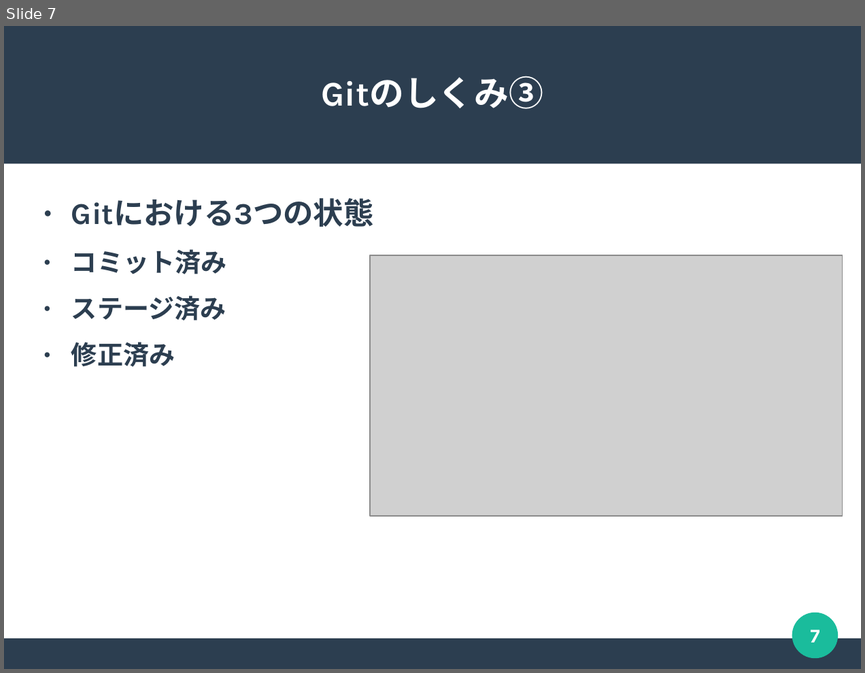
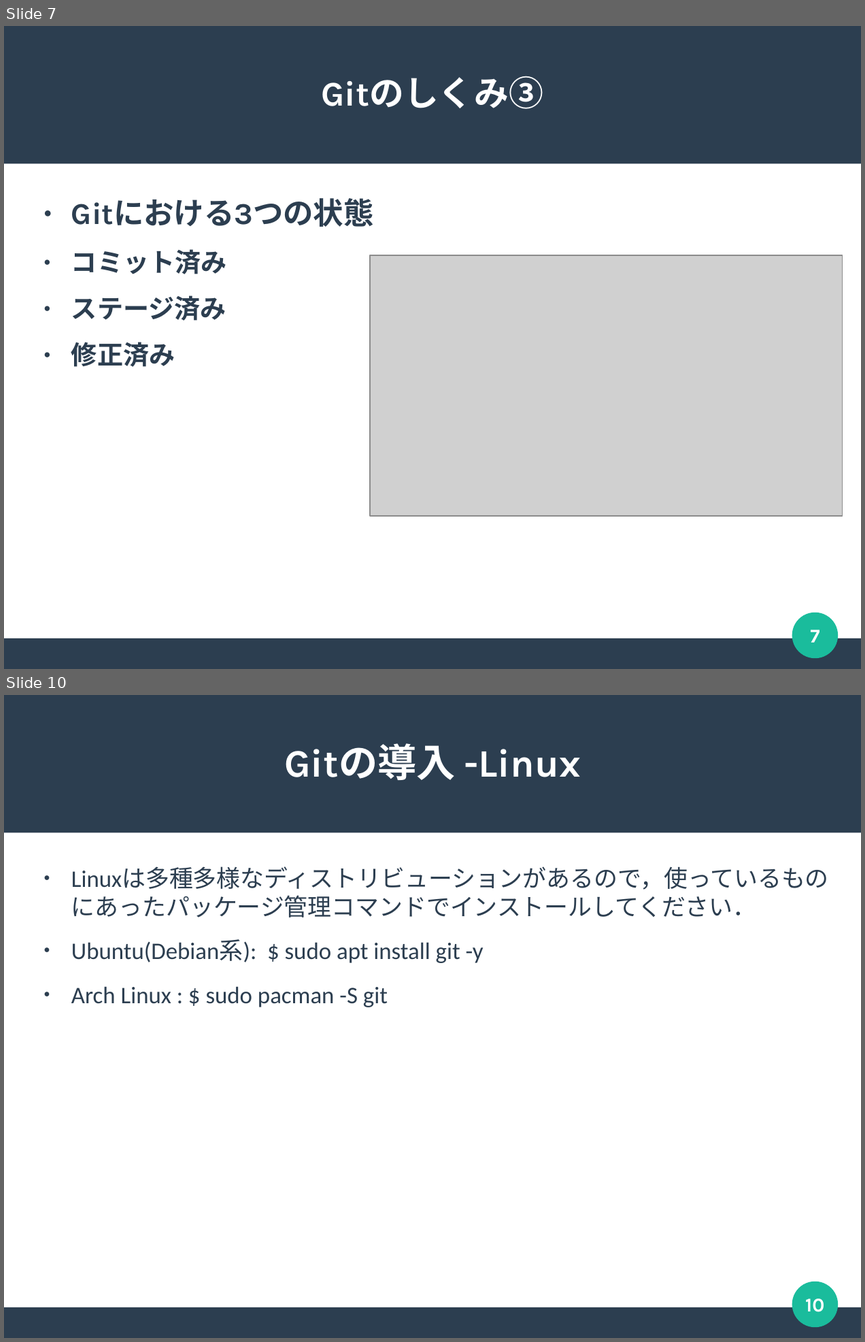
Before and after one commit to m17saitou/NMC-Git-Education, a slide deck: GitEducation01.odp. Shown one above the other, each under a label of ours: slide 7 before the commit, slides 7 and 10 after it; the slides between them are not shown. The pictures are 865x673 and 865x1342 pixels, drawn with LibreOffice and Linux fonts; fonts in the diff are those of the drawing; grey boxes stand for pictures. Boxes give left, top, right and bottom in pixels: in the first picture for what was removed or moved away, otherwise in the second. Text is boxed around its words. In the diff, an @@ line names an element or a change of style, - is before the commit and + after.

```diff
--- a/GitEducation01.odp
+++ b/GitEducation01.odp
@@ slide 10 added at box(4, 695, 861, 1338), background #FFFFFF; not listed: 3 template elements that a slide beside it also shows @@
@@ title added at box(284, 743, 580, 780), 36 pt, text #FFFFFF, bold @@
+Gitの導入 -Linux
@@ text added at box(71, 867, 829, 1007), 22 pt, text #2C3E50 @@
+● Linuxは多種多様なディストリビューションがあるので，使っているものにあったパッケージ管理コマンドでインストールしてください．
+● Ubuntu(Debian系): $ sudo apt install git -y
+● Arch Linux : $ sudo pacman -S git
@@ page number added at box(805, 1298, 824, 1312), 18 pt, text #FFFFFF, bold @@
+10
```
Also in this commit, not shown: 1 slide changed, 3 other slides added, 3 other files.
